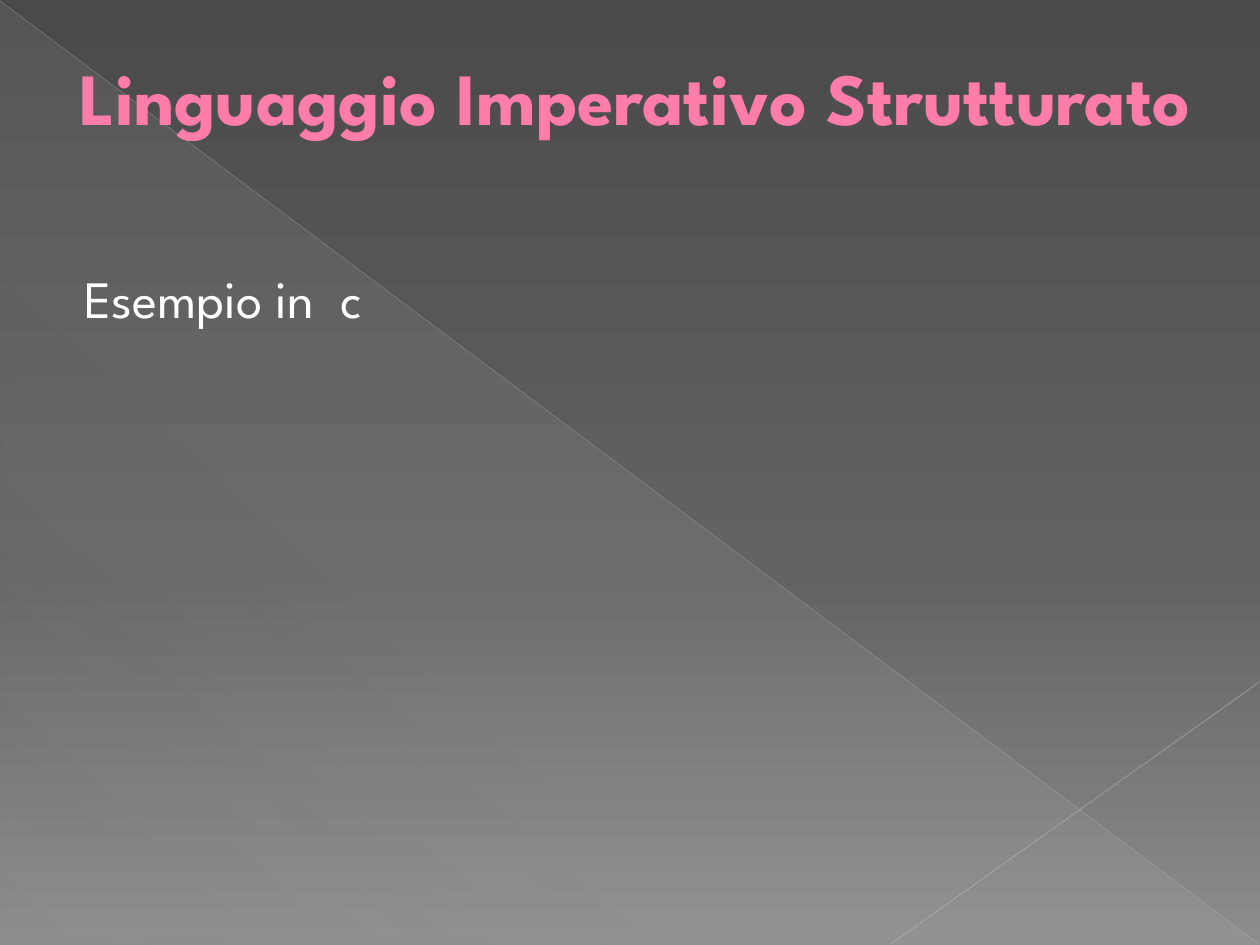
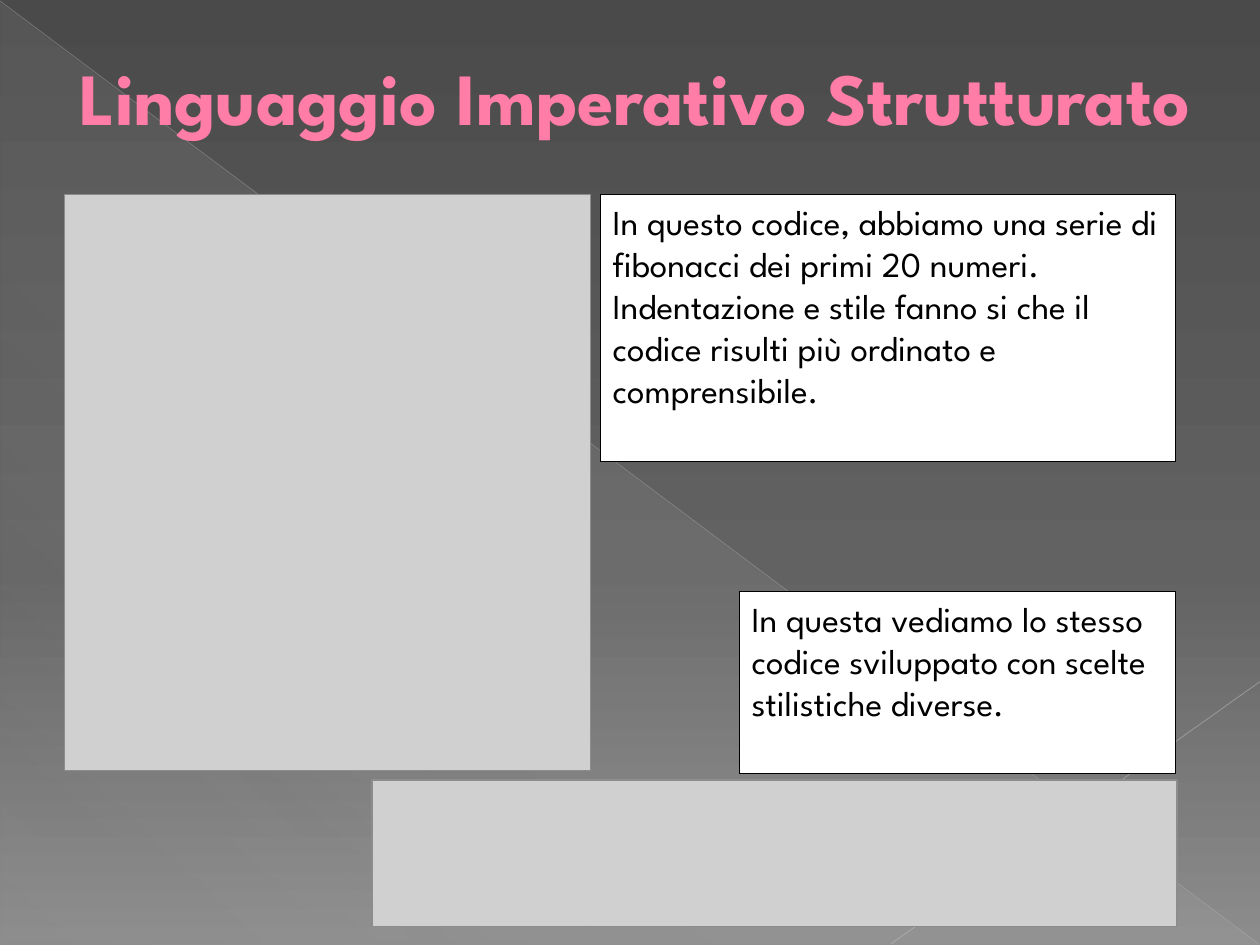
Before and after one commit to yan0z/ISW, a slide deck: slide 23 of Quesito 5 Team/Metrica – Linee di codice.pptx (slide 22 before the commit). Drawn at 1260x945 pixels with LibreOffice and Linux fonts; fonts in the diff are those of the drawing; grey boxes stand for pictures. Boxes give left, top, right and bottom in pixels: in the first picture for what was removed or moved away, otherwise in the second. Text is boxed around its words. In the diff, an @@ line names an element or a change of style, - is before the commit and + after.

```diff
--- a/Quesito 5 Team/Metrica – Linee di codice.pptx
+++ b/Quesito 5 Team/Metrica – Linee di codice.pptx
@@ picture added at [64, 195, 590, 771] @@
@@ rectangle added at [600, 195, 1176, 462], fill #FFFFFF, outline #000000 0.75 pt, 20 pt, text #000000 @@
+In questo codice, abbiamo una serie di fibonacci dei primi 20 numeri.
+Indentazione e stile fanno si che il codice risulti più ordinato e comprensibile.
@@ text removed at [84, 283, 362, 329] @@
-Esempio in c
@@ rectangle added at [740, 591, 1176, 774], fill #FFFFFF, outline #000000 0.75 pt, 20 pt, text #000000 @@
+In questa vediamo lo stesso codice sviluppato con scelte stilistiche diverse.
@@ picture added at [372, 780, 1177, 926] @@
```
Also in this commit, not shown: 3 other slides changed, 2 slides added, 3 slides removed, 16 other files.
